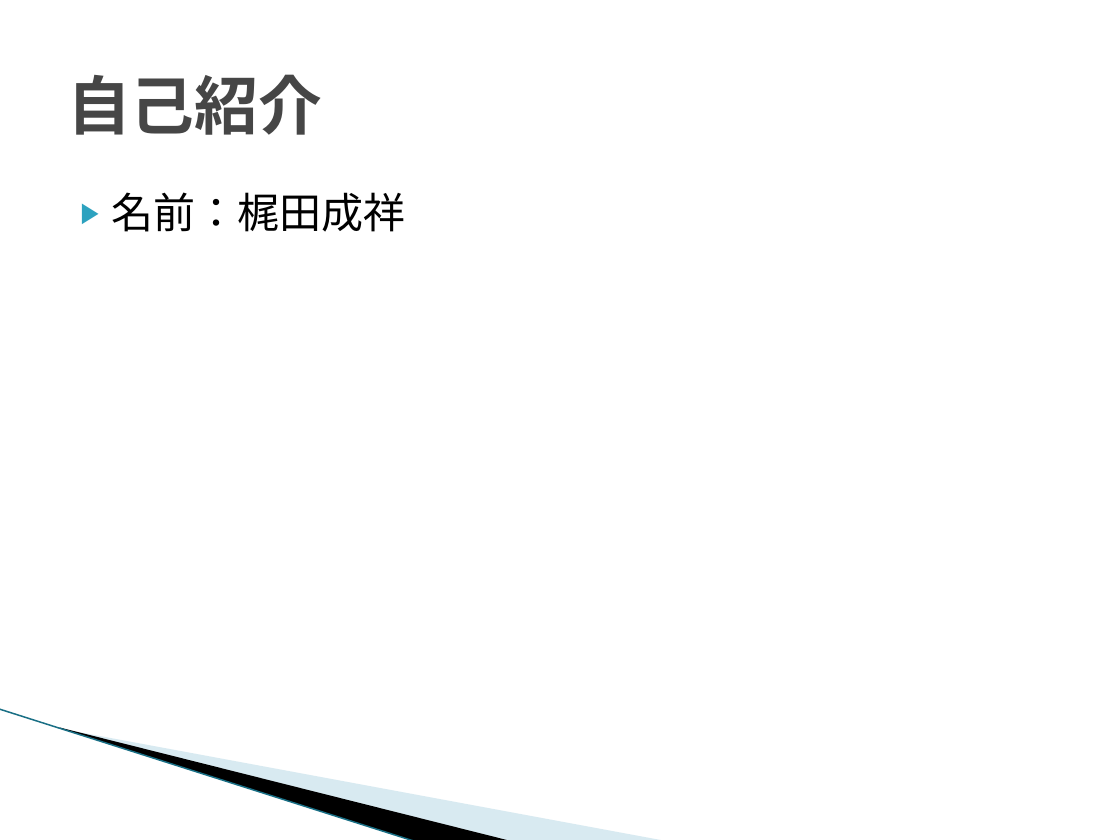
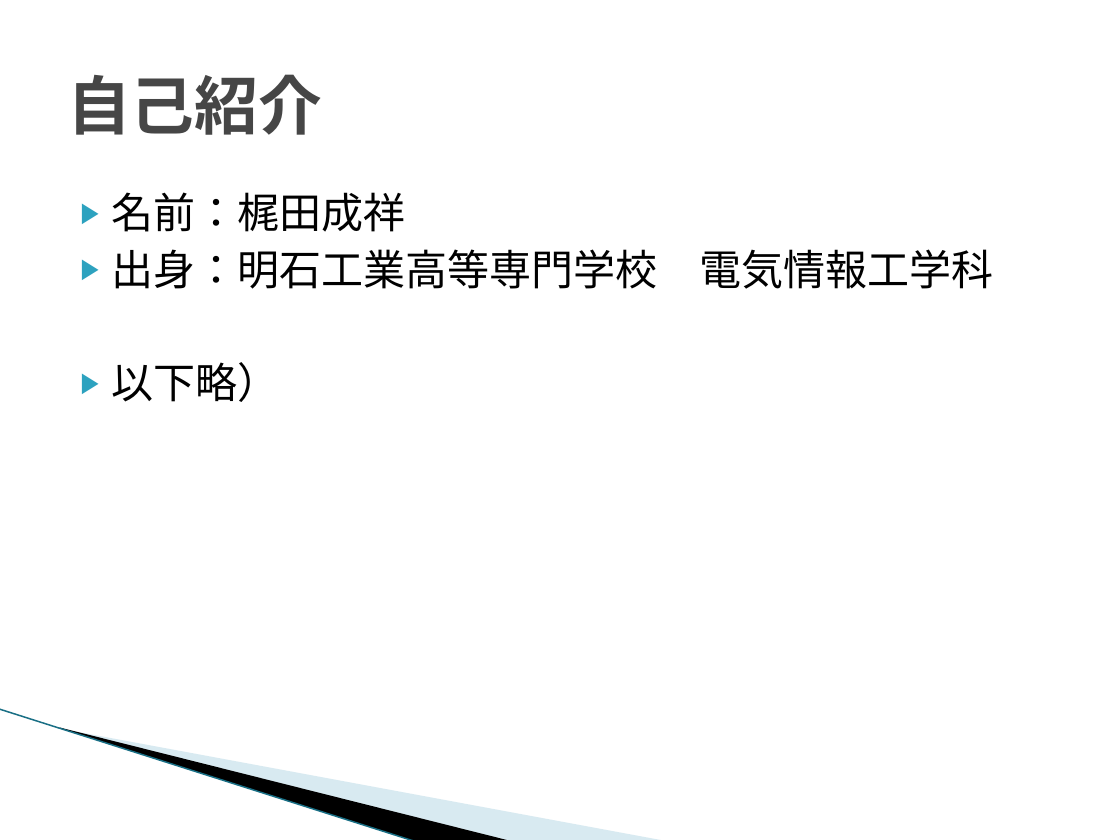
Before and after one commit to kajita2014/open_work_shop, a slide deck: slide 3 of 配布資料/第9回公開ワークショップ.pptx. Drawn at 1120x840 pixels with LibreOffice and Linux fonts; fonts in the diff are those of the drawing; background and template pictures are left out. Boxes give left, top, right and bottom in pixels: in the first picture for what was removed or moved away, otherwise in the second. Text is boxed around its words. In the diff, an @@ line names an element or a change of style, - is before the commit and + after.

Commit message:
以下略

```diff
--- a/配布資料/第9回公開ワークショップ.pptx
+++ b/配布資料/第9回公開ワークショップ.pptx
@@ text at (x1=112, y1=249, x2=994, y2=289): paragraphs added @@
+▶ 出身：明石工業高等専門学校 電気情報工学科
+▶ 以下略）
```
